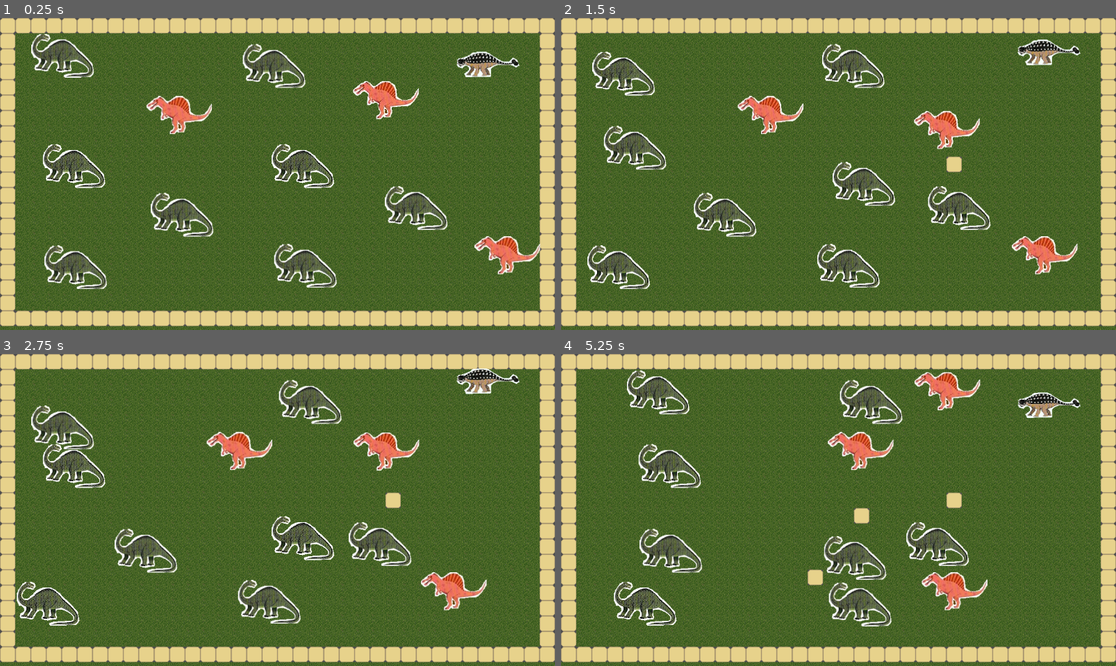
Above: before the commit, frames 1-4 (two rows, left to right).
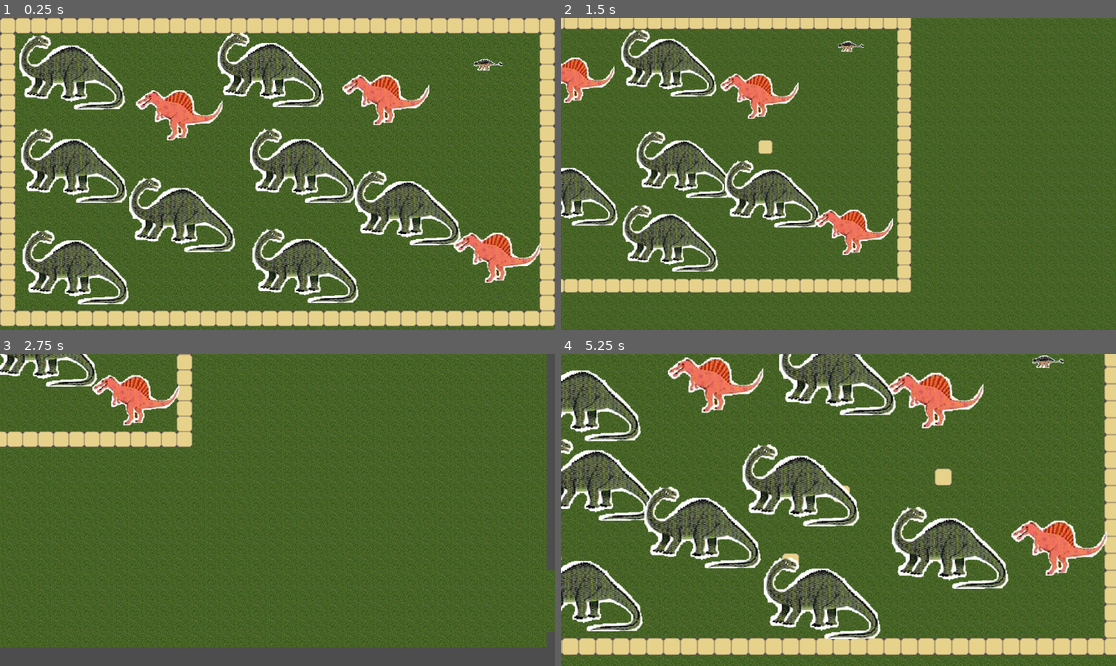
Above: after the commit, the same moments.

Repository: twiederk/DinoZoo
Game: Godot game, scene res://scenes/main.tscn
The game is run twice, just before and just after one commit, with the same random seed, the same clock (stepped at 60 frames per second) and the same inputs.
Inputs (mouse positions are in pixels of both pictures, inside the frame that each line leads up to):
- Up to frame 1 (0.25 s): no input
- Up to frame 2 (1.5 s): move the mouse to (960, 158) at 0.52 s; hold Right (right, bound only after the commit) 0.53-1.28 s; tap A (zoom_in, bound only after the commit) at 0.6 s; click (960, 158) at 0.67 s; tap Z (zoom_out, bound only after the commit) at 0.8, 1.35 s; move the mouse to (727, 189) at 1.27 s; hold Down (down, bound only after the commit) from 1.28 s (still down)
- Up to frame 3 (2.75 s): tap A (zoom_in, bound only after the commit) at 1.55, 2.1 s; move the mouse to (333, 441) at 2.02 s; release Down (down, bound only after the commit) at 2.03 s; hold Right (right, bound only after the commit) from 2.03 s (still down); tap Z (zoom_out, bound only after the commit) at 2.3 s
- Up to frame 4 (5.25 s): move the mouse to (810, 572) at 2.77 s; release Right (right, bound only after the commit) at 2.78 s; hold Up (up, bound only after the commit) 2.78-3.53 s; tap Z (zoom_out, bound only after the commit) at 2.85, 3.8, 4.35 s; click (810, 572) at 2.92 s; tap A (zoom_in, bound only after the commit) at 3.05, 3.6, 4.55, 5.1 s; move the mouse to (1005, 556) at 3.52 s; hold Left (left, bound only after the commit) 3.53-5.03 s; move the mouse to (672, 463) at 4.27 s; move the mouse to (866, 510) at 5.02 s; hold Down (down, bound only after the commit) from 5.03 s (still down); click (866, 510) at 5.17 s

The runs differ from the first frame. In frame 1, 21% of the frame differs, in the area x 3-98%, y 4-92%; in frame 2, 41%; in frame 3, 37%; in frame 4, 46%, in the area x 0-100%, y 0-100%.

Commit message:
Added camera to scene Added move camera Added zoom in and out Modified size of dinos to real propotions

Diff:
--- a/project.godot
+++ b/project.godot
@@ -11,11 +11,44 @@
 [application]
 
 config/name="DinoZoo"
-config/description="0.3.0"
+config/description="0.4.0-SNAPSHOT"
 run/main_scene="res://scenes/Main.tscn"
 config/features=PackedStringArray("4.0", "Forward Plus")
 config/icon="res://icon.svg"
 
+[input]
+
+up={
+"deadzone": 0.5,
+"events": [Object(InputEventKey,"resource_local_to_scene":false,"resource_name":"","device":-1,"window_id":0,"alt_pressed":false,"shift_pressed":false,"ctrl_pressed":false,"meta_pressed":false,"pressed":false,"keycode":0,"physical_keycode":4194320,"key_label":0,"unicode":0,"echo":false,"script":null)
+, null]
+}
+down={
+"deadzone": 0.5,
+"events": [Object(InputEventKey,"resource_local_to_scene":false,"resource_name":"","device":-1,"window_id":0,"alt_pressed":false,"shift_pressed":false,"ctrl_pressed":false,"meta_pressed":false,"pressed":false,"keycode":0,"physical_keycode":4194322,"key_label":0,"unicode":0,"echo":false,"script":null)
+]
+}
+left={
+"deadzone": 0.5,
+"events": [Object(InputEventKey,"resource_local_to_scene":false,"resource_name":"","device":-1,"window_id":0,"alt_pressed":false,"shift_pressed":false,"ctrl_pressed":false,"meta_pressed":false,"pressed":false,"keycode":0,"physical_keycode":4194319,"key_label":0,"unicode":0,"echo":false,"script":null)
+]
+}
+right={
+"deadzone": 0.5,
+"events": [Object(InputEventKey,"resource_local_to_scene":false,"resource_name":"","device":-1,"window_id":0,"alt_pressed":false,"shift_pressed":false,"ctrl_pressed":false,"meta_pressed":false,"pressed":false,"keycode":0,"physical_keycode":4194321,"key_label":0,"unicode":0,"echo":false,"script":null)
+]
+}
+zoom_in={
+"deadzone": 0.5,
+"events": [Object(InputEventKey,"resource_local_to_scene":false,"resource_name":"","device":-1,"window_id":0,"alt_pressed":false,"shift_pressed":false,"ctrl_pressed":false,"meta_pressed":false,"pressed":false,"keycode":0,"physical_keycode":65,"key_label":0,"unicode":97,"echo":false,"script":null)
+]
+}
+zoom_out={
+"deadzone": 0.5,
+"events": [Object(InputEventKey,"resource_local_to_scene":false,"resource_name":"","device":-1,"window_id":0,"alt_pressed":false,"shift_pressed":false,"ctrl_pressed":false,"meta_pressed":false,"pressed":false,"keycode":0,"physical_keycode":90,"key_label":0,"unicode":121,"echo":false,"script":null)
+]
+}
+
 [layer_names]
 
 2d_physics/layer_1="World"
--- a/resources/AnkylosaurusCollisionShape.tres
+++ b/resources/AnkylosaurusCollisionShape.tres
@@ -1,4 +1,4 @@
 [gd_resource type="RectangleShape2D" format=3 uid="uid://bak6chna0op8t"]
 
 [resource]
-size = Vector2(120, 40)
+size = Vector2(60, 20)
--- a/resources/BrontosaurusCollisionShape.tres
+++ b/resources/BrontosaurusCollisionShape.tres
@@ -1,4 +1,4 @@
 [gd_resource type="RectangleShape2D" format=3 uid="uid://dceobx0rw6kot"]
 
 [resource]
-size = Vector2(120, 80)
+size = Vector2(200, 150)
--- a/resources/SpinosaurusCollisionShape.tres
+++ b/resources/SpinosaurusCollisionShape.tres
@@ -1,4 +1,4 @@
 [gd_resource type="RectangleShape2D" format=3 uid="uid://cvojsexnntxw1"]
 
 [resource]
-size = Vector2(120, 80)
+size = Vector2(170, 100)
--- /dev/null
+++ b/scenes/Camera.tscn
@@ -0,0 +1,9 @@
+[gd_scene load_steps=2 format=3 uid="uid://dw52qcb8e53dg"]
+
+[ext_resource type="Script" path="res://scripts/Camera.gd" id="1_0les3"]
+
+[node name="Camera2D" type="Camera2D"]
+position = Vector2(576, 324)
+current = true
+position_smoothing_enabled = true
+script = ExtResource("1_0les3")
--- a/scenes/main.tscn
+++ b/scenes/main.tscn
@@ -1,8 +1,9 @@
-[gd_scene load_steps=4 format=3 uid="uid://dkterroxjn4uh"]
+[gd_scene load_steps=5 format=3 uid="uid://dkterroxjn4uh"]
 
 [ext_resource type="TileSet" uid="uid://bw1g2cmwt7c14" path="res://assets/SimpleTileSet.tres" id="1_eeo84"]
 [ext_resource type="Script" path="res://scripts/Main.gd" id="1_l4hw8"]
 [ext_resource type="PackedScene" uid="uid://bjnpvg8tdxssy" path="res://scenes/Dino.tscn" id="2_u0h4g"]
+[ext_resource type="PackedScene" uid="uid://dw52qcb8e53dg" path="res://scenes/Camera.tscn" id="4_hapxx"]
 
 [node name="Main" type="Node2D"]
 script = ExtResource("1_l4hw8")
@@ -47,3 +48,5 @@
 
 [node name="Dino12" parent="." instance=ExtResource("2_u0h4g")]
 position = Vector2(1041, 493)
+
+[node name="Camera" parent="." instance=ExtResource("4_hapxx")]
--- /dev/null
+++ b/scripts/Camera.gd
@@ -0,0 +1,29 @@
+class_name Camera
+extends Camera2D
+
+const ZOOM_MIN: Vector2 = Vector2(0.5, 0.5)
+const ZOOM_MAX: Vector2 = Vector2(5.0, 5.0)
+const ZOOM_STEP: Vector2 = Vector2(0.1, 0.1)
+
+@export var speed: int = 10
+
+func _process(delta):
+	if Input.is_action_pressed("up"):
+		position += Vector2(0, -speed)
+	if Input.is_action_pressed("down"):
+		position += Vector2(0, speed)
+	if Input.is_action_pressed("left"):
+		position += Vector2(-speed, 0)
+	if Input.is_action_pressed("right"):
+		position += Vector2(speed, 0)
+	if Input.is_action_just_pressed("zoom_in"):
+		zoom(ZOOM_STEP)
+	if Input.is_action_just_pressed("zoom_out"):
+		zoom(-ZOOM_STEP)
+
+
+func zoom(scale: Vector2) -> void:
+	var zoom = get_zoom()
+	zoom += scale
+	zoom = clamp(zoom, ZOOM_MIN, ZOOM_MAX)
+	set_zoom(zoom)
Binary file changed: assets/Ankylosaurus.png
Binary file changed: assets/Brontosaurus.png
Binary file changed: assets/Spinosaurus.png
